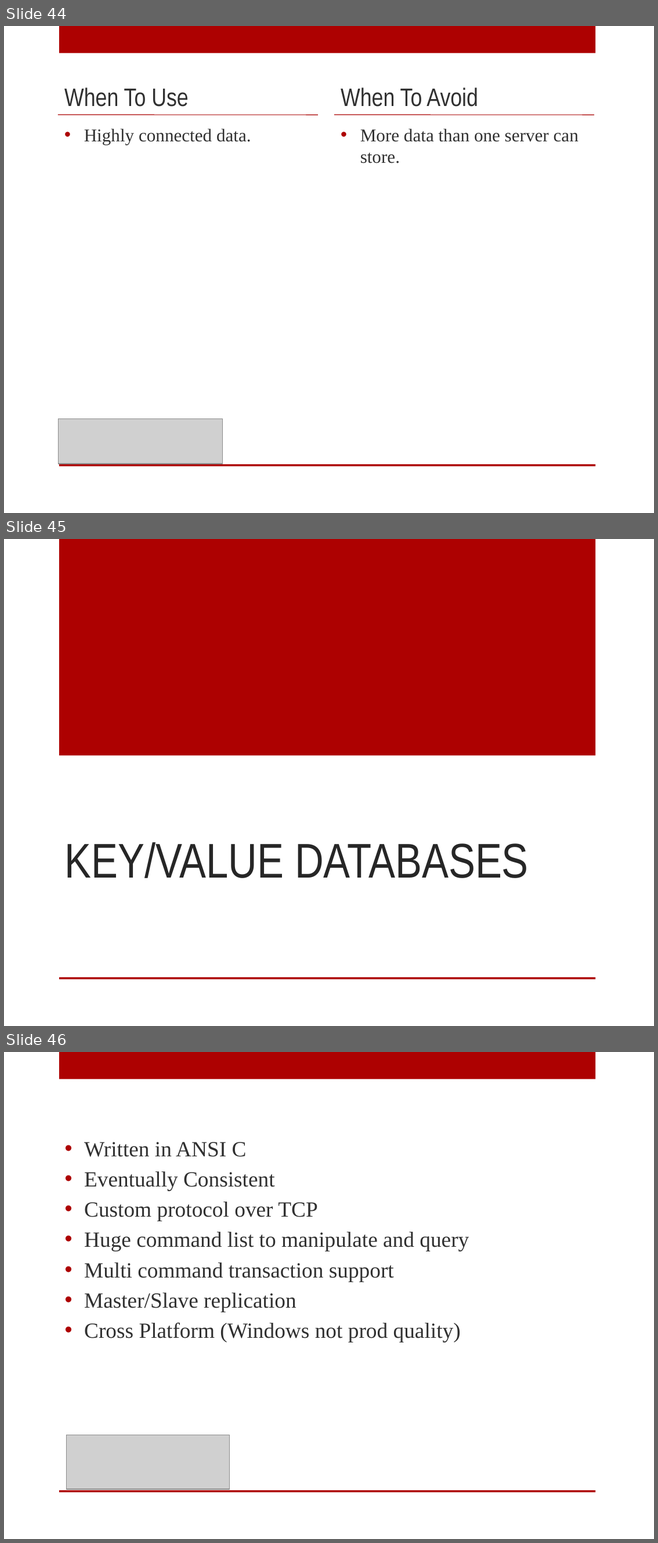
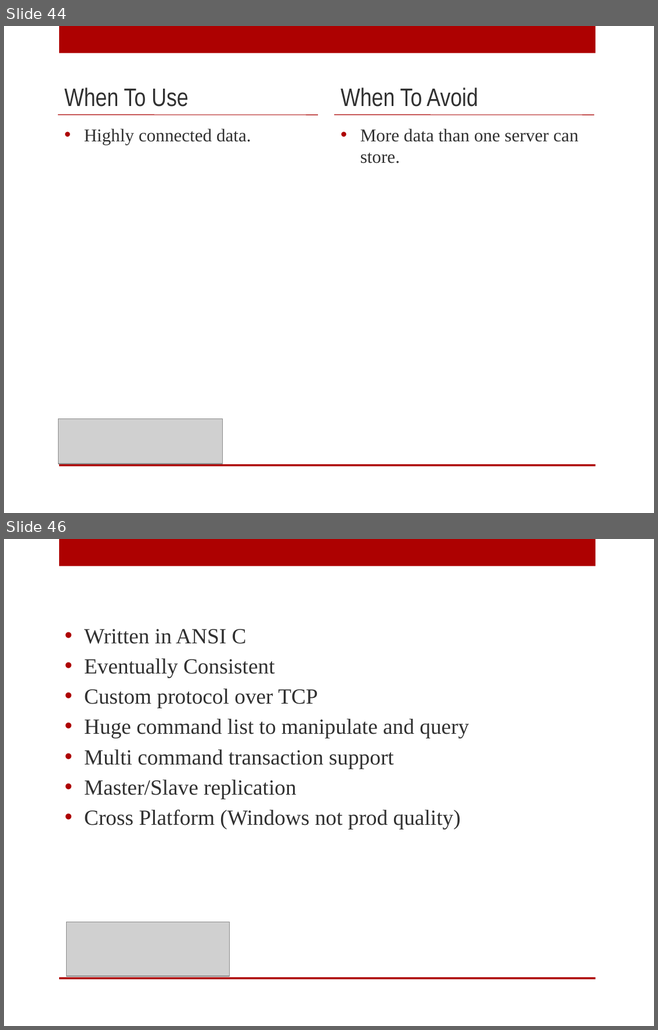
Before and after one commit to digitalBush/nosql-smackdown-talk, a slide deck: nosql-smackdown.pptx. Shown one above the other, each under a label of ours: slides 44, 45 and 46 before the commit, slides 44 and 46 after it; the slides between them are not shown. The pictures are 658x1543 and 658x1030 pixels, drawn with LibreOffice and Linux fonts; fonts in the diff are those of the drawing; grey boxes stand for pictures. Boxes give left, top, right and bottom in pixels: in the first picture for what was removed or moved away, otherwise in the second. Text is boxed around its words. In the diff, an @@ line names an element or a change of style, - is before the commit and + after.

```diff
--- a/nosql-smackdown.pptx
+++ b/nosql-smackdown.pptx
@@ slide 45 removed at (4,539,654,1026), background #FFFFFF; not listed: 1 template element that a slide beside it also shows @@
@@ rectangle removed at (59,539,595,755) @@
@@ title removed at (65,842,528,878) @@
-KEY/VALUE DATABASES
```
Also in this commit, not shown: 6 slides changed, 5 slides added, 3 other slides removed.
